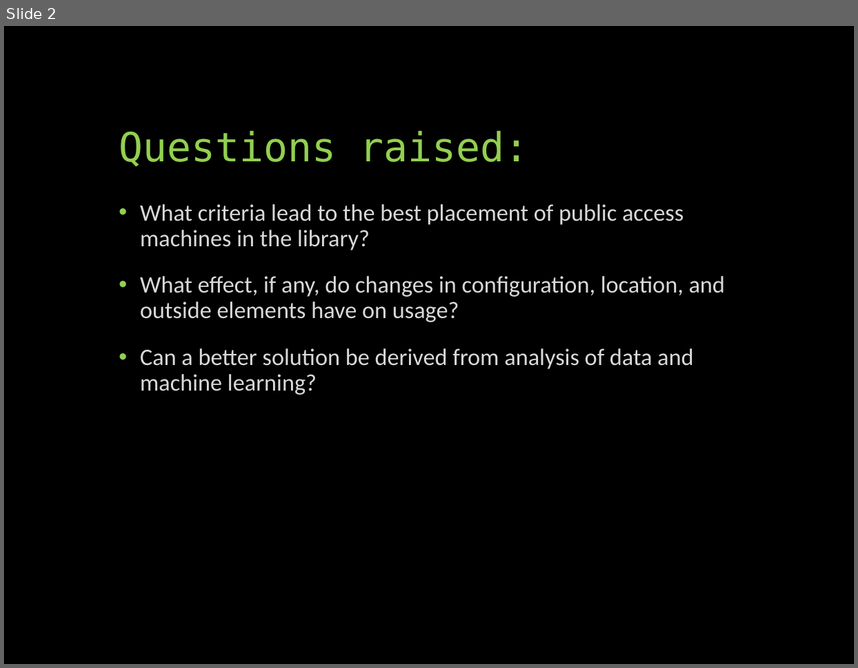
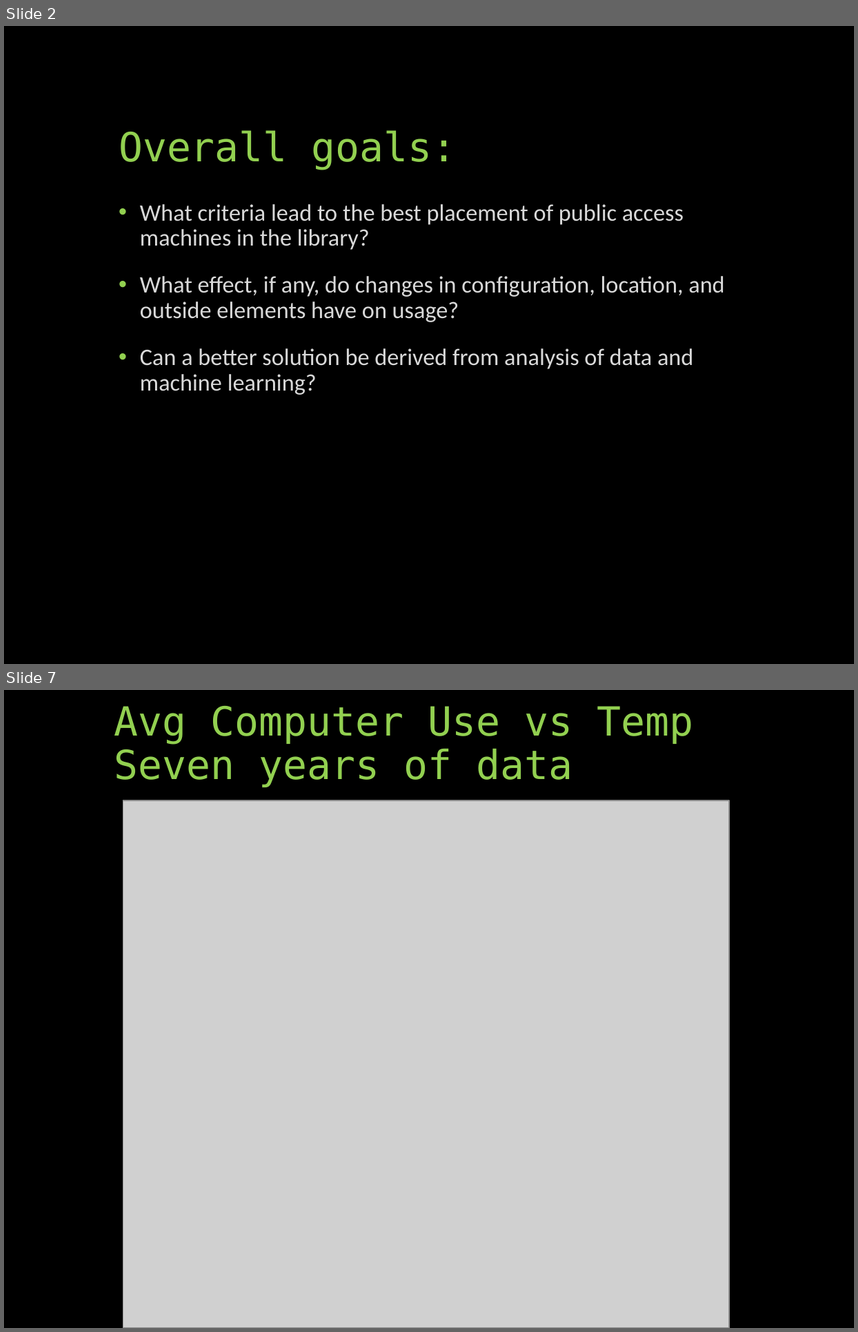
Before and after one commit to UNCG-CSE/Library-Computer-Usage-Analysis, a slide deck: docs/Computers in the Libraries.pptx. Shown one above the other, each under a label of ours: slide 2 before the commit, slides 2 and 7 after it; the slides between them are not shown. The pictures are 858x668 and 858x1332 pixels, drawn with LibreOffice and Linux fonts; fonts in the diff are those of the drawing; grey boxes stand for pictures. Boxes give left, top, right and bottom in pixels: in the first picture for what was removed or moved away, otherwise in the second. Text is boxed around its words. In the diff, an @@ line names an element or a change of style, - is before the commit and + after.

```diff
--- a/docs/Computers in the Libraries.pptx
+++ b/docs/Computers in the Libraries.pptx
@@ slide 7 added at (4,690,854,1328), background #000000 @@
@@ text added at (114,706,693,787), 34 pt, text #92D050 @@
+Avg Computer Use vs Temp
+Seven years of data
@@ picture added at (123,800,729,1328) @@
@@ slide 2 changed as well @@
@@ text at (119,130,457,170): text changed @@
-Questions raised:
+Overall goals:
```
Also in this commit, not shown: 1 other slide changed, 8 other slides added, 7 slides removed, 1 other file.
